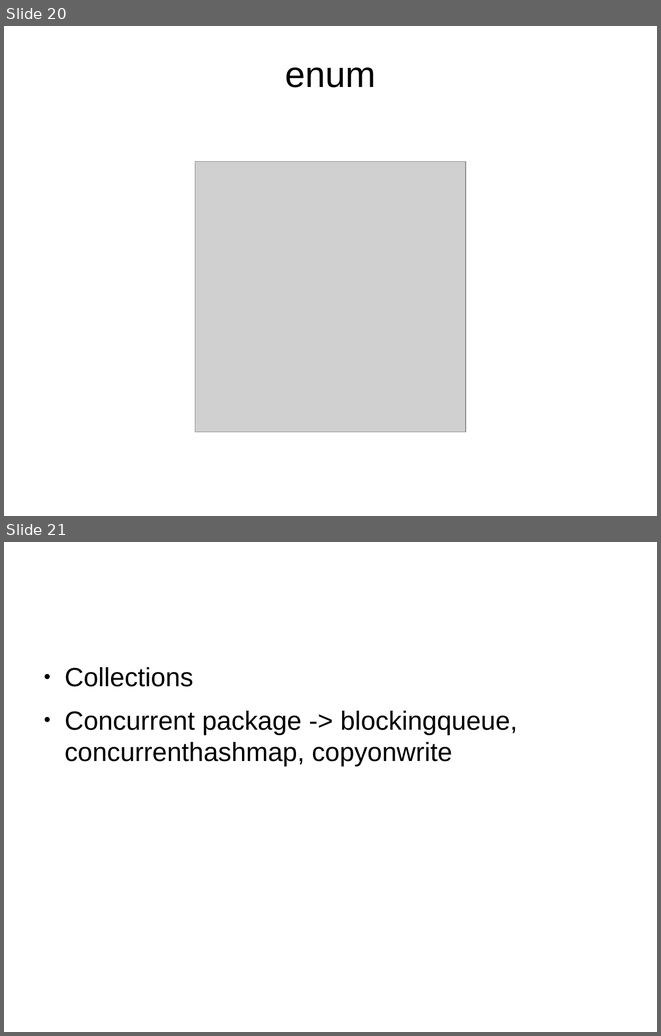
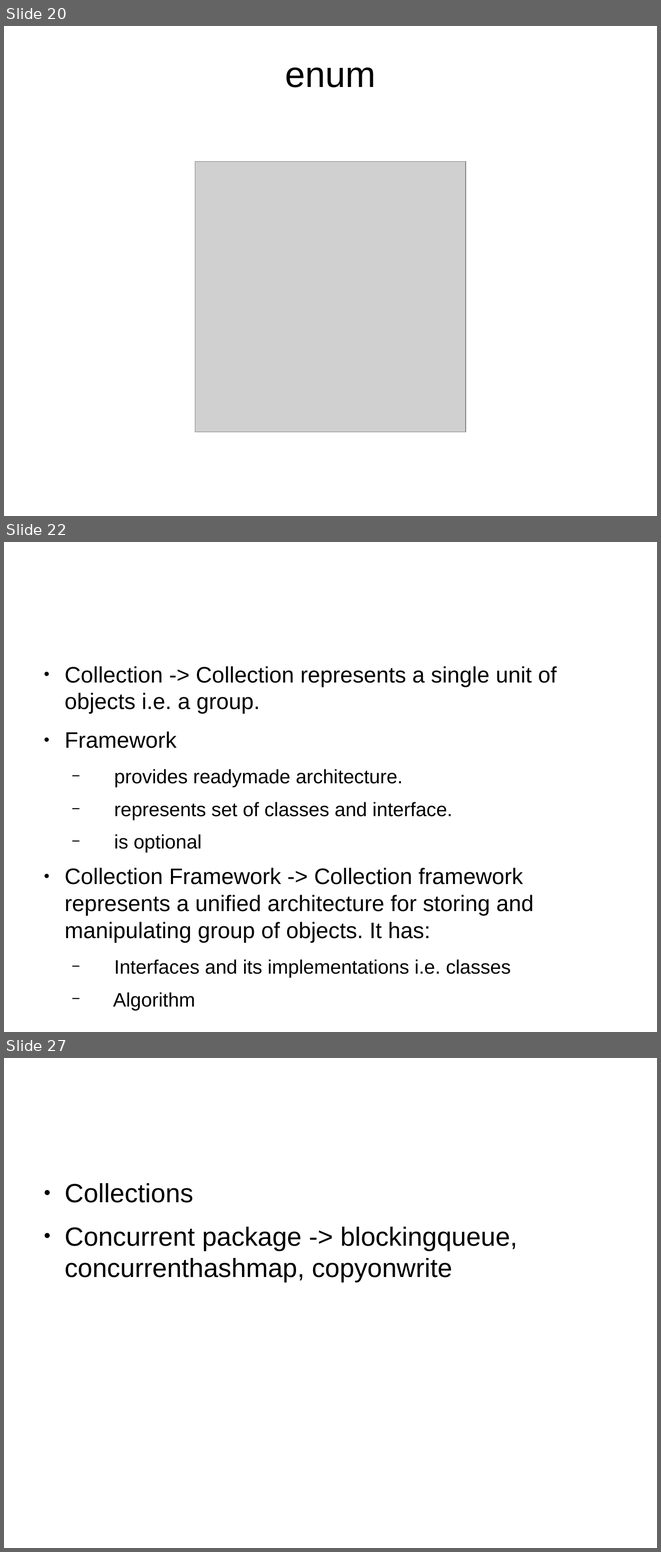
Before and after one commit to shikha-desai/Internship_PreWork, a slide deck: Java/Java_Notes.odp. Shown one above the other, each under a label of ours: slides 20 and 21 before the commit, slides 20, 22 and 27 after it; the slides between them are not shown. The pictures are 661x1036 and 661x1552 pixels, drawn with LibreOffice and Linux fonts; fonts in the diff are those of the drawing; grey boxes stand for pictures; background and template pictures are left out. Boxes give left, top, right and bottom in pixels: in the first picture for what was removed or moved away, otherwise in the second. Text is boxed around its words. In the diff, an @@ line names an element or a change of style, - is before the commit and + after.

```diff
--- a/Java/Java_Notes.odp
+++ b/Java/Java_Notes.odp
@@ slide 22 added at bbox=[4, 542, 657, 1032], background picture (left out) @@
@@ text added at bbox=[64, 666, 557, 1010], 27.2 pt, text #000000 @@
+● Collection -> Collection represents a single unit of objects i.e. a group.
+● Framework
+  − provides readymade architecture.
+  − represents set of classes and interface.
+  − is optional
+● Collection Framework -> Collection framework represents a unified architecture for storing and manipulating group of objects. It has:
+  − Interfaces and its implementations i.e. classes
+  − Algorithm
@@ what was slide 21 is now slide 27 @@
```
Also in this commit, not shown: 5 other slides added, 3 other files.
